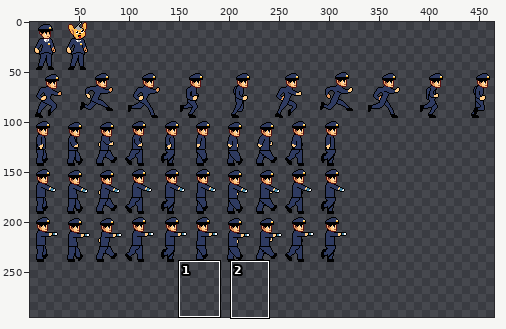
File history of a sprite sheet, Assets/Textures/Character/Police.png. The first picture is a wide view before the edit; the outline marks the close-up.
Close-up. As it was:
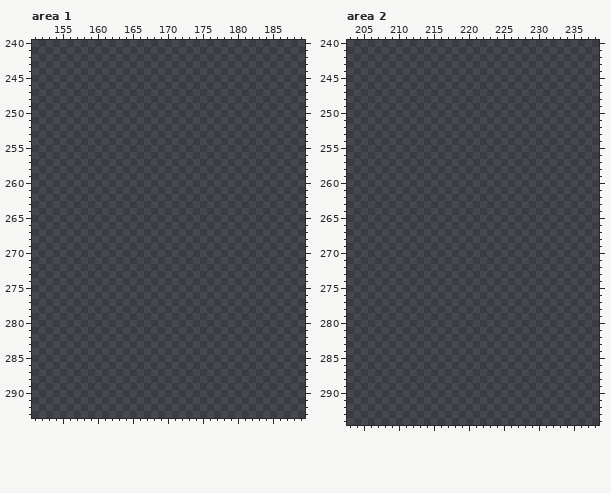
The file is 480x320 pixels. Shown: area 1: x 151..189, y 240..293; area 2: x 203..238, y 240..294. The wide view leaves out empty margins. The commit also changed other parts of the picture, which this record leaves out.
Palette (. is transparent): 
Once edited:
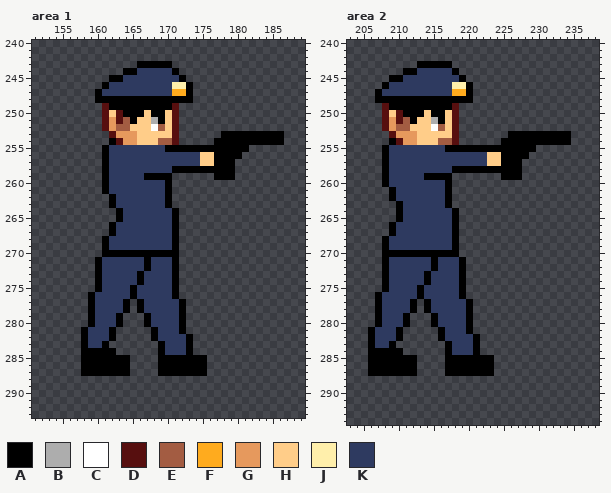
Colours new in this view: A #000000  B #adadad  C #ffffff  D #570f0f  E #a35c42  F #ffab1e  G #e6995d  H #ffcd89  J #ffefab  K #2e3a60
The edit:
Changed rows in their new state; - is an unchanged pixel.
Area 1:
first column x 158:
243 --------AAAAA----------------
244 ------AAKKKKKA---------------
245 ----AAKKKKKKKKA--------------
246 ---AKKKKKKKKKJJA-------------
247 --AKKKKKKKKKKFFA-------------
248 --AAAAAAAAAAAAAA-------------
249 ---DAAAAAAAAAD---------------
250 ---DHDAAAHAAHD---------------
251 ---DGDEAHHBAHD---------------
252 ---DGEEHHHCEHD---------------
253 ----DGGGHHHHHD------AAAAAAAAA
254 ----ADGGHHHEED-----AAAAAAAAAA
255 ---AKKKKKKKKAAAAAAAAAAAA-----
256 ---AKKKKKKKKKKKKKHHAAAA------
257 ---AKKKKKKKKKKKKKHHAAA-------
258 ---AKKKKKKKKKAAAAAAAAA-------
259 ---AKKKKKAAAA------AAA-------
260 ---AKKKKKKKKA----------------
261 ---AKKKKKKKKA----------------
262 ----AKKKKKKKA----------------
263 ----AKKKKKKKA----------------
264 -----AKKKKKKKA---------------
265 -----AKKKKKKKA---------------
266 ----AKKKKKKKKA---------------
267 ----AKKKKKKKKA---------------
268 ---AKKKKKKKKKA---------------
269 ---AKKKKKKKKKA---------------
270 ---AAAAAAAAAAA---------------
271 --AKKKKKKAKKKA---------------
272 --AKKKKKKAKKKA---------------
273 --AKKKKKAKKKKA---------------
274 --AKKKKKAKKKKA---------------
275 --AKKKKAKKKKKA---------------
276 -AKKKKKAKKKKKA---------------
277 -AKKKKA-AKKKKKA--------------
278 -AKKKKA-AKKKKKA--------------
279 -AKKKA---AKKKKA--------------
280 -AKKKA---AKKKKA--------------
281 AKKKA-----AKKKA--------------
282 AKKKA-----AKKKKA-------------
283 AKKA-------AKKKA-------------
284 AAAAA------AKKKA-------------
285 AAAAAAA----AAAAAAA-----------
286 AAAAAAA----AAAAAAA-----------
287 AAAAAAA----AAAAAAA-----------
Area 2:
first column x 206:
243 -------AAAAA-----------------
244 -----AAKKKKKA----------------
245 ---AAKKKKKKKKA---------------
246 --AKKKKKKKKKJJA--------------
247 -AKKKKKKKKKKFFA--------------
248 -AAAAAAAAAAAAAA--------------
249 --DAAAAAAAAAD----------------
250 --DHDAAAHAAHD----------------
251 --DGDEAHHBAHD----------------
252 --DGEEHHHCEHD----------------
253 ---DGGGHHHHHD-------AAAAAAAAA
254 ---ADGGHHHEED------AAAAAAAAAA
255 --AKKKKKKKKAAAAAAAAAAAAA-----
256 --AKKKKKKKKKKKKKKHHAAAA------
257 --AKKKKKKKKKKKKKKHHAAA-------
258 --AKKKKKKKKKAAAAAAAAAA-------
259 --AKKKKKAAAA-------AAA-------
260 --AKKKKKKKKA-----------------
261 ---AKKKKKKKA-----------------
262 ---AKKKKKKKA-----------------
263 ----AKKKKKKA-----------------
264 ----AKKKKKKKA----------------
265 ----AKKKKKKKA----------------
266 ---AKKKKKKKKA----------------
267 ---AKKKKKKKKA----------------
268 --AKKKKKKKKKA----------------
269 --AKKKKKKKKKA----------------
270 --AAAAAAAAAAA----------------
271 --AKKKKKKAKKKA---------------
272 --AKKKKKKAKKKA---------------
273 --AKKKKKAKKKKA---------------
274 --AKKKKKAKKKKA---------------
275 --AKKKKAKKKKKA---------------
276 -AKKKKKAKKKKKA---------------
277 -AKKKKA-AKKKKKA--------------
278 -AKKKKA-AKKKKKA--------------
279 -AKKKA---AKKKKA--------------
280 -AKKKA---AKKKKA--------------
281 AKKKA-----AKKKA--------------
282 AKKKA-----AKKKKA-------------
283 AKKA-------AKKKA-------------
284 AAAAA------AKKKA-------------
285 AAAAAAA----AAAAAAA-----------
286 AAAAAAA----AAAAAAA-----------
287 AAAAAAA----AAAAAAA-----------
